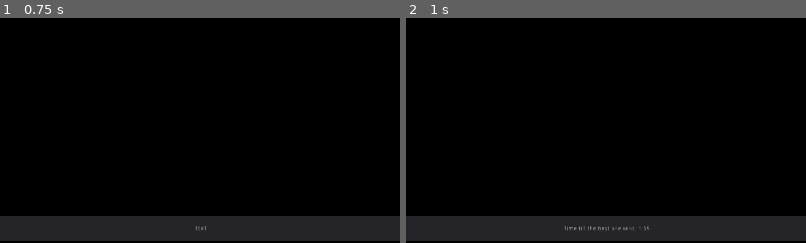
Above: before the commit, frames 1-2 (left to right).
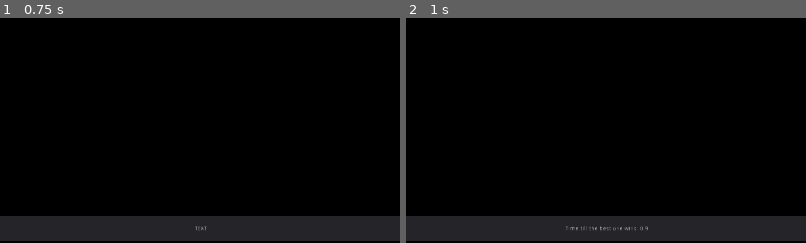
Above: after the commit, the same moments.

Repository: Werkaninchen/milchbroetchen
Game: Godot game, scene res://GameView/Screen.tscn
Two runs of this game, one before a commit and one after it. Both use one fixed random seed, a clock stepped at 60 frames per second and the inputs below. This scene is started directly instead of the project's main scene. The engine's default icon, where the game draws it, is replaced by a stand-in: a white triangle on a blue panel in a dark square.
Inputs (mouse positions are % of the whole screen's width and height, from its top left):
- Up to frame 1 (0.75 s): tap Enter at 0.5 s; move the mouse to (72, 45) at 0.52 s
- Up to frame 2 (1 s): no input
The pictures show only the part of the screen within x 25-75%, y 50-100%; the shares and areas given below are measured in that part.

Frame 1 is identical in both runs. In frame 2, 0.2% of the frame differs, in the area x 39-61%, y 92-95%.

Commit message:
Loosing, Winning and Restart possible

Diff:
--- a/godot/Enemy/Container/EnemyContainer.gd
+++ b/godot/Enemy/Container/EnemyContainer.gd
@@ -2,7 +2,7 @@
 var enemy_types : Array = [preload("res://Enemy/Bacteria/Enemy.tscn")]
 
 func _ready():
-	setup(0, Game.world_rect)
+	setup(50, Game.world_rect)
 
 func setup(amount: int , spawn_area: Rect2):
 	var start : Vector2  = spawn_area.position
--- a/godot/Game.gd
+++ b/godot/Game.gd
@@ -11,6 +11,8 @@
 var update_frame = 1
 
 var world
+
+var end = false
 
 var players = {}
 
@@ -30,6 +32,12 @@
 	emit_signal("timer_updated", int(game_current_time))
 	set_process(true)
 
+func reset():
+	world = null
+	players.clear()
+	end = false
+	game_start_time = 1 * 60
+	game_current_time = game_start_time
 
 func _process(delta):
 	if game_current_time <= 0:
@@ -52,12 +60,16 @@
 	for player in players:
 		if players[player].current_exp == best_xp:
 			players[player].emit_signal("won", player)
+		else:
+			players[player].emit_signal("lost", player)
+	end = true
 	set_process(false)
 
 
 func _on_player_died(id):
 	players.erase(id)
-	if players.size() == 1:
+	if players.size() <= 1:
 		for player in players:
 			players[player].emit_signal("won", player)
-			set_process(false)
+			end = true
+		set_process(false)
--- a/godot/GameView/PlayerScreen.gd
+++ b/godot/GameView/PlayerScreen.gd
@@ -14,6 +14,7 @@
 func _ready():
 	player.connect("died", self, "_on_player_died")
 	player.connect("won", self, "_on_player_won")
+	player.connect("lost", self, "_on_player_lost")
 
 	player_game_view = $MC/GameView
 	player_game_world = $MC/GameView/PlayerViewport
@@ -38,3 +39,6 @@
 
 func _on_player_won(id):
 	$MC/WinScreen.visible = true
+
+func _on_player_lost(id):
+	$MC/LostScreen.visible = true
--- a/godot/GameView/PlayerScreen.tscn
+++ b/godot/GameView/PlayerScreen.tscn
@@ -64,7 +64,7 @@
 [node name="DeadText" type="Label" parent="MC/DeadScreen"]
 anchor_right = 1.0
 anchor_bottom = 1.0
-text = "You Died, Loser..."
+text = "You died, loser..."
 align = 1
 valign = 1
 
@@ -82,3 +82,18 @@
 text = "Congratulations! You are the freaking best bakteria out there!"
 align = 1
 valign = 1
+
+[node name="LostScreen" type="ColorRect" parent="MC"]
+visible = false
+margin_left = 20.0
+margin_top = 20.0
+margin_right = 1900.0
+margin_bottom = 1060.0
+color = Color( 0.509804, 0, 0, 0.513726 )
+
+[node name="LostText" type="Label" parent="MC/LostScreen"]
+anchor_right = 1.0
+anchor_bottom = 1.0
+text = "Buuuh! You lost, loser!"
+align = 1
+valign = 1
--- a/godot/GameView/Screen.gd
+++ b/godot/GameView/Screen.gd
@@ -3,6 +3,8 @@
 var character_scene = preload("res://character/Character.tscn")
 
 var player_screen = preload("res://GameView/PlayerScreen.tscn")
+
+var start_scene = load("res://StartScreen/StartScreen.tscn")
 
 var screens = {}
 
@@ -13,7 +15,7 @@
 func _ready():
 	game_info = $VBC/GameInfoPanel/GameInfoText
 
-	Game.start($World, 2 * 60)
+	Game.start($World, 10)
 
 	Game.connect("timer_updated", self, "_on_game_timer_updated")
 
@@ -33,7 +35,12 @@
 			$VBC/HBC2.size_flags_vertical = SIZE_EXPAND_FILL
 			$VBC/HBC2.add_child(new_player_screen)
 
-
+func _input(event):
+	if Game.end and event is InputEventJoypadButton:
+		if !event.pressed:
+			if event.button_index == JOY_START:
+				Game.reset()
+				SceneChanger.call_deferred("change_to_scene", start_scene.instance())
 
 func setup_players(players):
 
--- a/godot/SceneChanger.gd
+++ b/godot/SceneChanger.gd
@@ -3,3 +3,4 @@
 func change_to_scene(new_instance):
 	get_tree().current_scene.free()
 	get_tree().root.add_child(new_instance)
+	get_tree().current_scene = new_instance
--- a/godot/character/Character.gd
+++ b/godot/character/Character.gd
@@ -12,6 +12,8 @@
 signal died(id)
 
 signal won(id)
+
+signal lost(id)
 
 # warning-ignore:unused_signal
 signal attacked
@@ -151,6 +153,7 @@
 func start_dying():
 	current_state = state.DYING
 	emit_signal("state_changed", "DYING")
+	emit_signal("died", id)
 
 func idle(delta):
 	if wanted_direction != Vector2(0, 0):
@@ -209,6 +212,7 @@
 	pass
 
 func dying(delta):
+
 	if movement_vector != Vector2(0,0):
 		movement_vector -= movement_vector.normalized() * decc * delta
 
@@ -222,17 +226,15 @@
 				movement_vector = Vector2(0, 0)
 
 func hit(damage):
-	current_health = clamp(current_health - clamp(damage - defense, 0, damage), 0, max_health)
-	if current_health == 0:
-		start_dying()
-		return
+	self.current_health = clamp(current_health - clamp(damage - defense, 0, damage), 0, max_health)
 	start_gethit()
 
 
 func _set_current_health(health):
 	current_health = clamp(health, 0, max_health)
 	if current_health == 0:
-		start_dying()
+		if current_state != state.DYING:
+			start_dying()
 	emit_signal("health_changed", health)
 
 func _set_current_exp(ep):
@@ -245,8 +247,7 @@
 
 	emit_signal("exp_earned", current_exp, needed_exp)
 
-func _on_died():
-	emit_signal("died", id)
+func _on_died(id):
 	queue_free()
 
 func _on_level_up(level):
--- a/godot/consumables/Consumables.gd
+++ b/godot/consumables/Consumables.gd
@@ -8,20 +8,18 @@
 var mine = load("res://consumables/types/Mine/Mine.tscn")
 var stinky = load("res://consumables/types/Stinky/Stinky.tscn")
 var consumable_prefs = [xp, sp, at, hl, poison, mine, stinky]
-export var consumables_amount = 30
+export var consumables_amount = 20
 export var consumables_size = 1
-export var map_width = 1920
-export var map_height = 1080
+export var rect = Rect2(0, 0, 1920, 1080)
 
 func _ready():
 	randomize()
 	create_consumables()
 
-func setup(amount, size, width, height):
+func setup(amount, size, rect):
 	consumables_amount = amount
 	consumables_size = size
-	map_width = width
-	map_height = height
+	self.rect = rect
 
 func create_consumables():
 	for i in range(consumables_amount):
@@ -30,6 +28,6 @@
 		add_child(consumable)
 
 func get_rand_display_pos():
-	var x = rand_range(0, map_width)
-	var y = rand_range(0, map_height)
+	var x = rand_range(rect.position.x, rect.end.x)
+	var y = rand_range(rect.position.y, rect.end.y)
 	return Vector2(x, y)
--- a/godot/consumables/types/SP/SP.tscn
+++ b/godot/consumables/types/SP/SP.tscn
@@ -7,7 +7,7 @@
 [sub_resource type="RectangleShape2D" id=1]
 extents = Vector2( 32.0043, 31.8154 )
 
-[node name="SP" index="0" instance=ExtResource( 1 )]
+[node name="SP" instance=ExtResource( 1 )]
 script = ExtResource( 2 )
 
 [node name="Sprite" parent="." index="0"]
